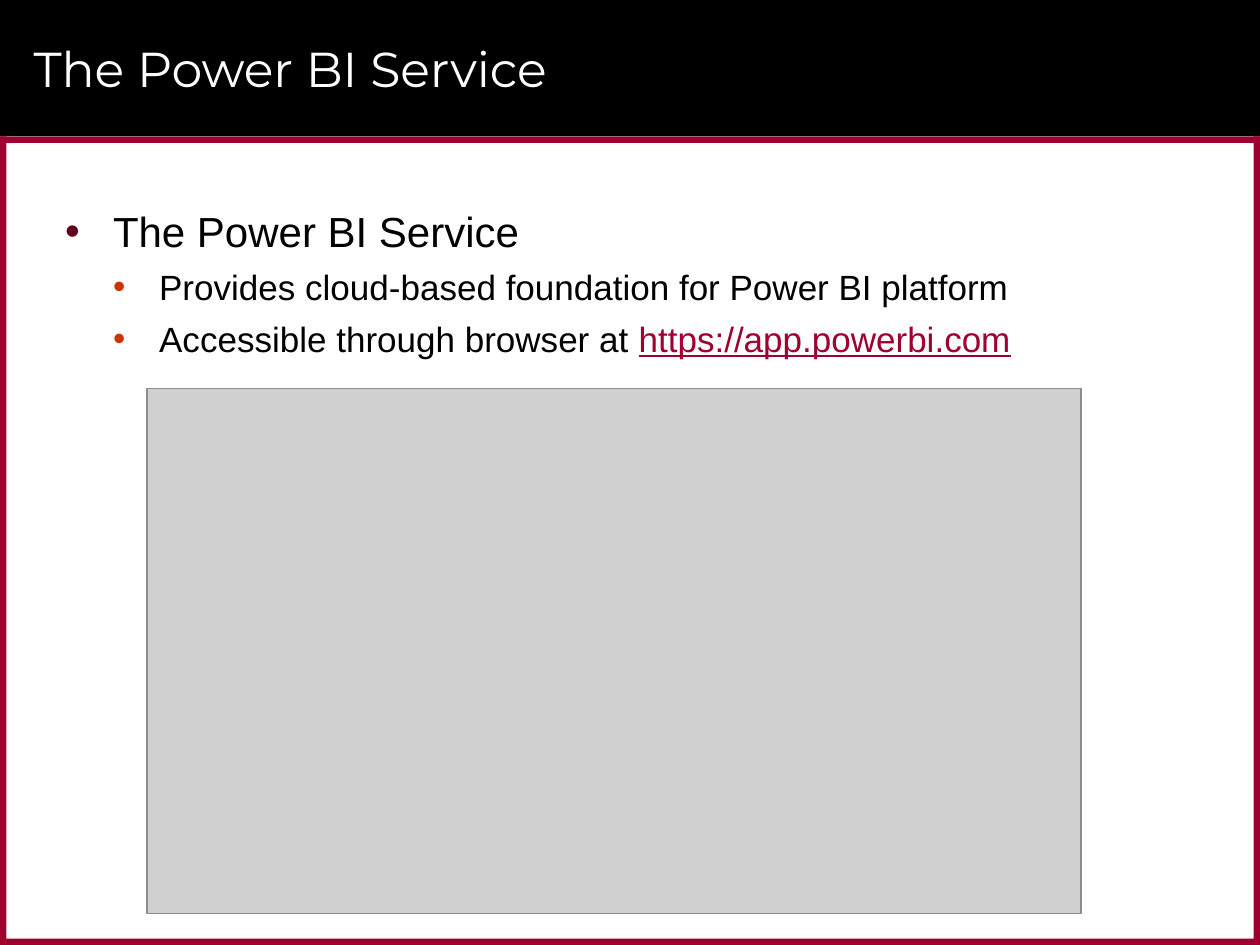
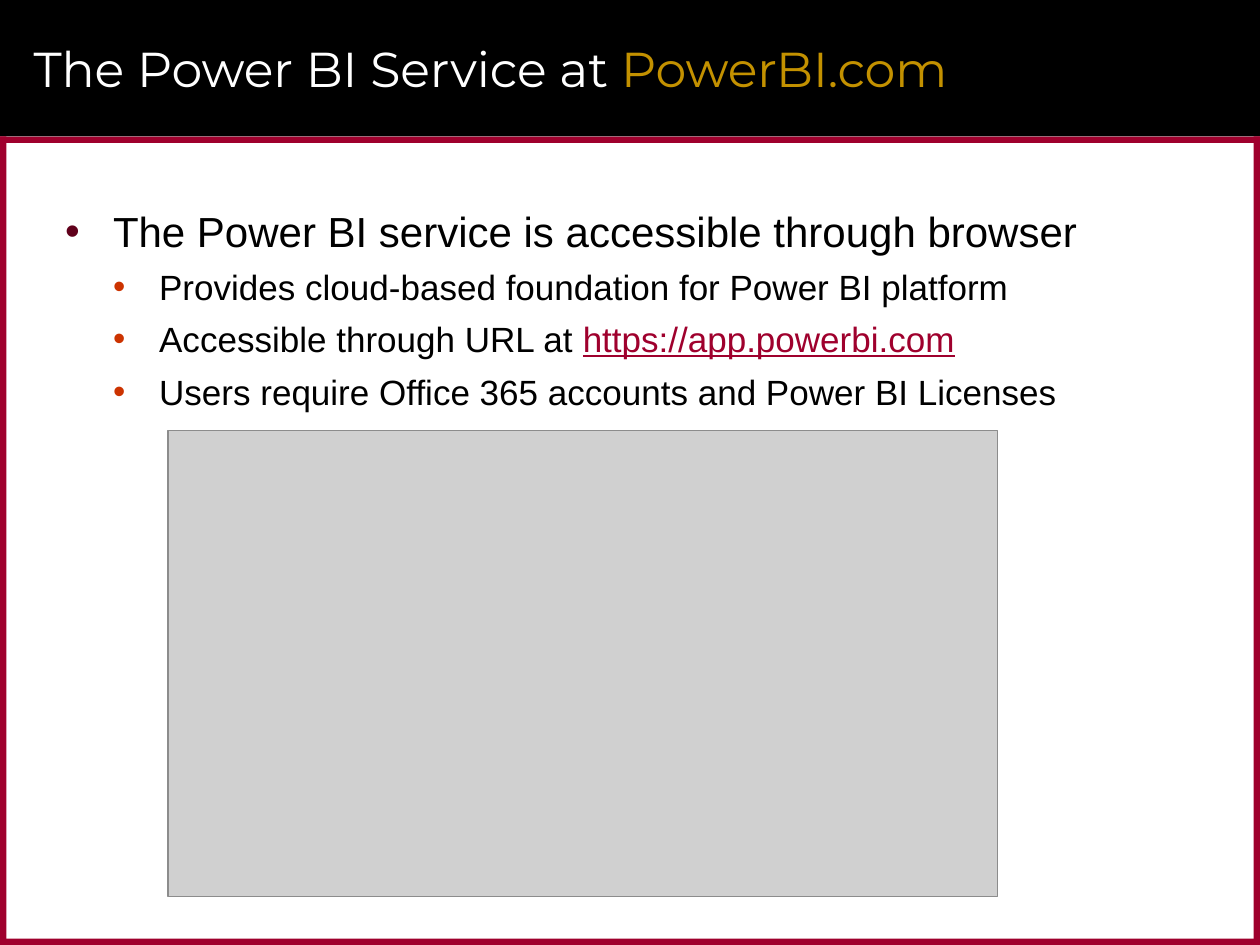
Before and after one commit to CriticalPathTraining/PowerBiEmbedded, a slide deck: slide 4 of Developing Custom Applications using Power BI Embedded.pptx. Drawn at 1260x945 pixels with LibreOffice and Linux fonts; fonts in the diff are those of the drawing; grey boxes stand for pictures; background and template pictures are left out. Boxes give left, top, right and bottom in pixels: in the first picture for what was removed or moved away, otherwise in the second. Text is boxed around its words. In the diff, an @@ line names an element or a change of style, - is before the commit and + after.

```diff
--- a/Developing Custom Applications using Power BI Embedded.pptx
+++ b/Developing Custom Applications using Power BI Embedded.pptx
@@ title at [34,50,947,88]: text changed @@
-The Power BI Service
+The Power BI Service at PowerBI.com
@@ text at [113,216,1077,256]: text changed @@
-• The Power BI Service
+• The Power BI service is accessible through browser
@@ text at [159,326,1056,411]: text changed @@
-  • Accessible through browser at https://app.powerbi.com
+  • Accessible through URL at https://app.powerbi.com
+  • Users require Office 365 accounts and Power BI Licenses
@@ picture: place and size @@
-picture at [147,388,1081,914]
+picture at [168,431,997,897]
```
Also in this commit, not shown: 19 other slides changed, 3 slides added, 8 slides removed, 4 other files.
